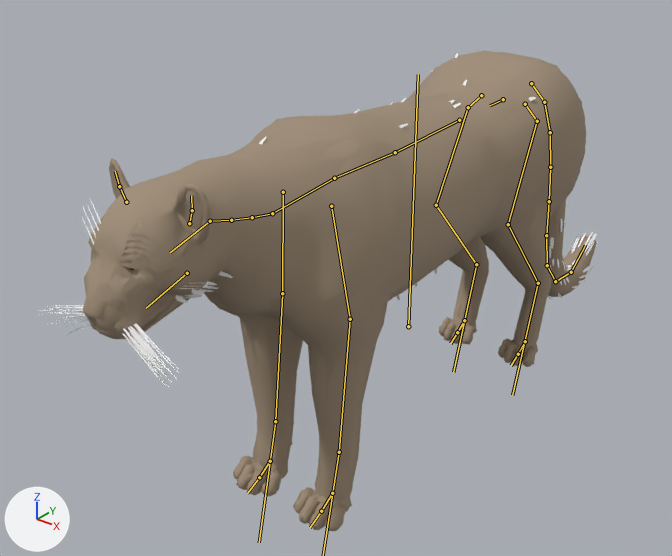
Two versions of the glTF model assets/models/fauna/own/puma.glb, one commit apart.
One viewpoint serves both versions: a camera (50 mm lens) standing at (0.899, -1.34, 1.09) and looking at (-0.141, -0.041, 0.285). The lights are fixed; the arrows at lower left show +X, +Y and +Z. The first picture is the older version. The bones that change, and the others that lie on the model, are drawn over the model as lines.

Objects in the first picture: 'Puma', 'Puma_LOD'.
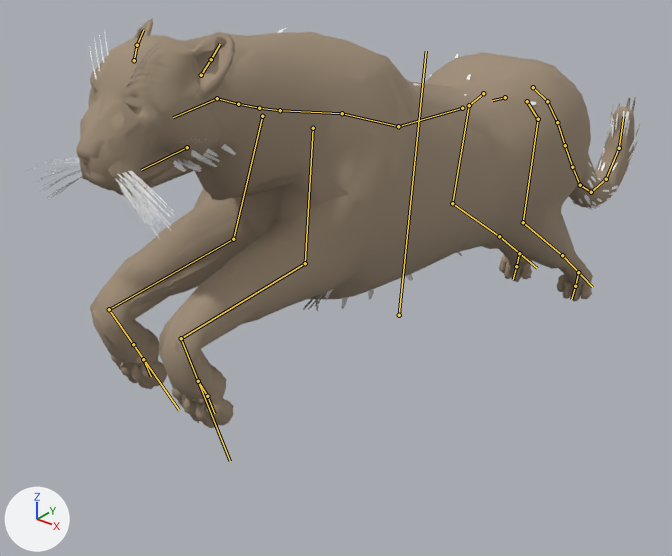
The newer file adds an action. The first version stands in its rest pose; the second is drawn at frame 9 of the action 'Fence_Leap'.

Pixel boxes (x1, y1, x2, y2) of what changed, in the pictures (672 x 556 px):
'Puma', posed (11% wider, 15% shorter)
    before: (41, 51, 598, 531)
    after: (23, 20, 640, 428)
'Puma_LOD', posed (8% wider, 15% shorter)
    before: (84, 50, 597, 531)
    after: (79, 18, 634, 428)
bone 'Body', root to tip
    before: (408, 326) to (418, 74)
    after: (399, 315) to (426, 51)
bone 'BackLeg.L', root to tip
    before: (537, 121) to (508, 224)
    after: (538, 119) to (523, 222)
bone 'BackUpperLeg.L', root to tip
    before: (508, 224) to (538, 283)
    after: (523, 222) to (562, 255)
bone 'BackLowerLeg.L', root to tip
    before: (538, 283) to (512, 395)
    after: (562, 255) to (592, 287)
bone 'BackLeg.R', root to tip
    before: (468, 107) to (436, 205)
    after: (469, 105) to (452, 203)
bone 'BackUpperLeg.R', root to tip
    before: (436, 205) to (476, 264)
    after: (452, 203) to (499, 236)
bone 'BackLowerLeg.R', root to tip
    before: (476, 264) to (453, 372)
    after: (499, 236) to (537, 268)
bone 'Tail1', root to tip
    before: (531, 83) to (544, 102)
    after: (533, 87) to (547, 101)
bone 'Tail2', root to tip
    before: (544, 102) to (550, 132)
    after: (547, 101) to (557, 122)
bone 'Tail3', root to tip
    before: (550, 132) to (550, 167)
    after: (557, 122) to (565, 145)
bone 'Tail4', root to tip
    before: (550, 167) to (549, 201)
    after: (565, 145) to (572, 167)
bone 'Tail5', root to tip
    before: (549, 201) to (546, 235)
    after: (572, 167) to (580, 185)
bone 'Tail6', root to tip
    before: (546, 235) to (547, 265)
    after: (580, 185) to (591, 192)
bone 'Tail7', root to tip
    before: (547, 265) to (555, 281)
    after: (591, 192) to (606, 179)
bone 'Tail8', root to tip
    before: (555, 281) to (571, 272)
    after: (606, 179) to (619, 148)
bone 'Tail9', root to tip
    before: (571, 272) to (585, 245)
    after: (619, 148) to (623, 116)
bone 'Torso2', root to tip
    before: (395, 152) to (334, 178)
    after: (398, 126) to (342, 113)
bone 'FrontShoulder.L', root to tip
    before: (331, 206) to (350, 319)
    after: (313, 128) to (305, 263)
bone 'FrontUpperLeg.L', root to tip
    before: (350, 319) to (339, 452)
    after: (305, 263) to (181, 338)
bone 'FrontShoulder.R', root to tip
    before: (283, 192) to (282, 293)
    after: (262, 116) to (233, 239)
bone 'FrontUpperLeg.R', root to tip
    before: (282, 293) to (275, 421)
    after: (233, 239) to (109, 309)
bone 'FrontLowerLeg.R', root to tip
    before: (275, 421) to (259, 542)
    after: (109, 309) to (179, 410)
bone 'Neck1', root to tip
    before: (272, 213) to (252, 217)
    after: (280, 110) to (259, 108)
bone 'Head', root to tip
    before: (210, 221) to (170, 252)
    after: (217, 98) to (173, 117)
bone 'Ear1.L', root to tip
    before: (189, 223) to (192, 210)
    after: (201, 75) to (211, 59)
bone 'Ear1.R', root to tip
    before: (126, 202) to (119, 186)
    after: (134, 60) to (137, 45)
bone 'IKBackLeg.L', root to tip
    before: (525, 341) to (518, 354)
    after: (578, 272) to (575, 286)
bone 'IKBackLeg.R', root to tip
    before: (464, 320) to (457, 332)
    after: (519, 253) to (516, 266)
bone 'IKFrontLeg.L', root to tip
    before: (332, 493) to (321, 511)
    after: (198, 381) to (207, 396)
bone 'IKFrontLeg.R', root to tip
    before: (270, 461) to (259, 477)
    after: (133, 344) to (143, 359)

The change in detail:
Bone 'Body' (bone_body) moves from (0.0, 0.0, 0.0) to (0.033, 0.04, 0.0).
Bone 'Body' (bone_body) turns from (0, 0, 0) to (0, 0, 6) degrees about its own x, y and z.
Bone 'BackLeg.L' (bone_backleg_l) turns from (0, 0, 0) to (-23, 0, 1) degrees about its own x, y and z.
Bone 'BackUpperLeg.L' (bone_backupperleg_l) turns from (0, 0, 0) to (-3, 0, -1) degrees about its own x, y and z.
Bone 'BackLowerLeg.L' (bone_backlowerleg_l) turns from (0, 0, 0) to (-1, 1, 54) degrees about its own x, y and z.
Bone 'BackLeg.R' (bone_backleg_r) turns from (0, 0, 0) to (-24, 0, -1) degrees about its own x, y and z.
Bone 'BackUpperLeg.R' (bone_backupperleg_r) turns from (0, 0, 0) to (-3, 0, 1) degrees about its own x, y and z.
Bone 'BackLowerLeg.R' (bone_backlowerleg_r) turns from (0, 0, 0) to (1, -1, 54) degrees about its own x, y and z.
Bone 'Tail1' (bone_tail1) turns from (0, 0, 0) to (13, 0, 0) degrees about its own x, y and z.
Bone 'Tail2' (bone_tail2) turns from (0, 0, 0) to (11, 0, 0) degrees about its own x, y and z.
Bone 'Tail3' (bone_tail3) turns from (0, 0, 0) to (0, 0, -8) degrees about its own x, y and z.
Bone 'Tail4' (bone_tail4) turns from (0, 0, 0) to (0, 0, -7) degrees about its own x, y and z.
Bone 'Tail5' (bone_tail5) turns from (0, 0, 0) to (0, 0, -7) degrees about its own x, y and z.
Bone 'Tail6' (bone_tail6) turns from (0, 0, 0) to (0, 1, -7) degrees about its own x, y and z.
Bone 'Tail7' (bone_tail7) turns from (0, 0, 0) to (7, 1, -1) degrees about its own x, y and z.
Bone 'Tail8' (bone_tail8) turns from (0, 0, 0) to (5, 0, -1) degrees about its own x, y and z.
Bone 'Tail9' (bone_tail9) turns from (0, 0, 0) to (3, -1, -1) degrees about its own x, y and z.
Bone 'Torso2' (bone_torso2) turns from (0, 0, 0) to (14, 0, 0) degrees about its own x, y and z.
Bone 'FrontShoulder.L' (bone_frontshoulder_l) moves from (0.0, 0.0, 0.0) to (-0.037, 0.009, -0.047).
Bone 'FrontUpperLeg.L' (bone_frontupperleg_l) turns from (0, 0, 0) to (0, 0, -60) degrees about its own x, y and z.
Bone 'FrontLowerLeg.L' (bone_frontlowerleg_l) turns from (0, 0, 0) to (0, 0, 110) degrees about its own x, y and z.
Bone 'FrontShoulder.R' (bone_frontshoulder_r) moves from (0.0, 0.0, 0.0) to (-0.037, 0.009, 0.047).
Bone 'FrontUpperLeg.R' (bone_frontupperleg_r) turns from (0, 0, 0) to (0, 0, -58) degrees about its own x, y and z.
Bone 'FrontLowerLeg.R' (bone_frontlowerleg_r) turns from (0, 0, 0) to (0, 0, 117) degrees about its own x, y and z.
Bone 'Neck1' (bone_neck1) turns from (0, 0, 0) to (-13, 0, 0) degrees about its own x, y and z.
Bone 'Head' (bone_head) turns from (0, 0, 0) to (4, 0, 0) degrees about its own x, y and z.
Bone 'Ear1.L' (bone_ear1_l) turns from (0, 0, 0) to (10, -7, 28) degrees about its own x, y and z.
Bone 'Ear1.R' (bone_ear1_r) turns from (0, 0, 0) to (10, 7, -28) degrees about its own x, y and z.
Bone 'IKBackLeg.L' (bone_ikbackleg_l) moves from (0.0, 0.0, 0.0) to (-0.001, -0.253, -0.082).
Bone 'IKBackLeg.L' (bone_ikbackleg_l) turns from (0, 0, 0) to (-39, 0, 0) degrees about its own x, y and z.
Bone 'IKBackLeg.R' (bone_ikbackleg_r) moves from (0.0, 0.0, 0.0) to (0.002, -0.258, -0.082).
Bone 'IKBackLeg.R' (bone_ikbackleg_r) turns from (0, 0, 0) to (-39, 0, 0) degrees about its own x, y and z.
Bone 'IKFrontLeg.L' (bone_ikfrontleg_l) moves from (0.0, 0.0, 0.0) to (0.0, 0.035, 0.474).
Bone 'IKFrontLeg.L' (bone_ikfrontleg_l) turns from (0, 0, 0) to (-82, 0, 0) degrees about its own x, y and z.
Bone 'IKFrontLeg.R' (bone_ikfrontleg_r) moves from (0.0, 0.0, 0.0) to (0.0, 0.026, 0.466).
Bone 'IKFrontLeg.R' (bone_ikfrontleg_r) turns from (0, 0, 0) to (-82, 0, 0) degrees about its own x, y and z.
